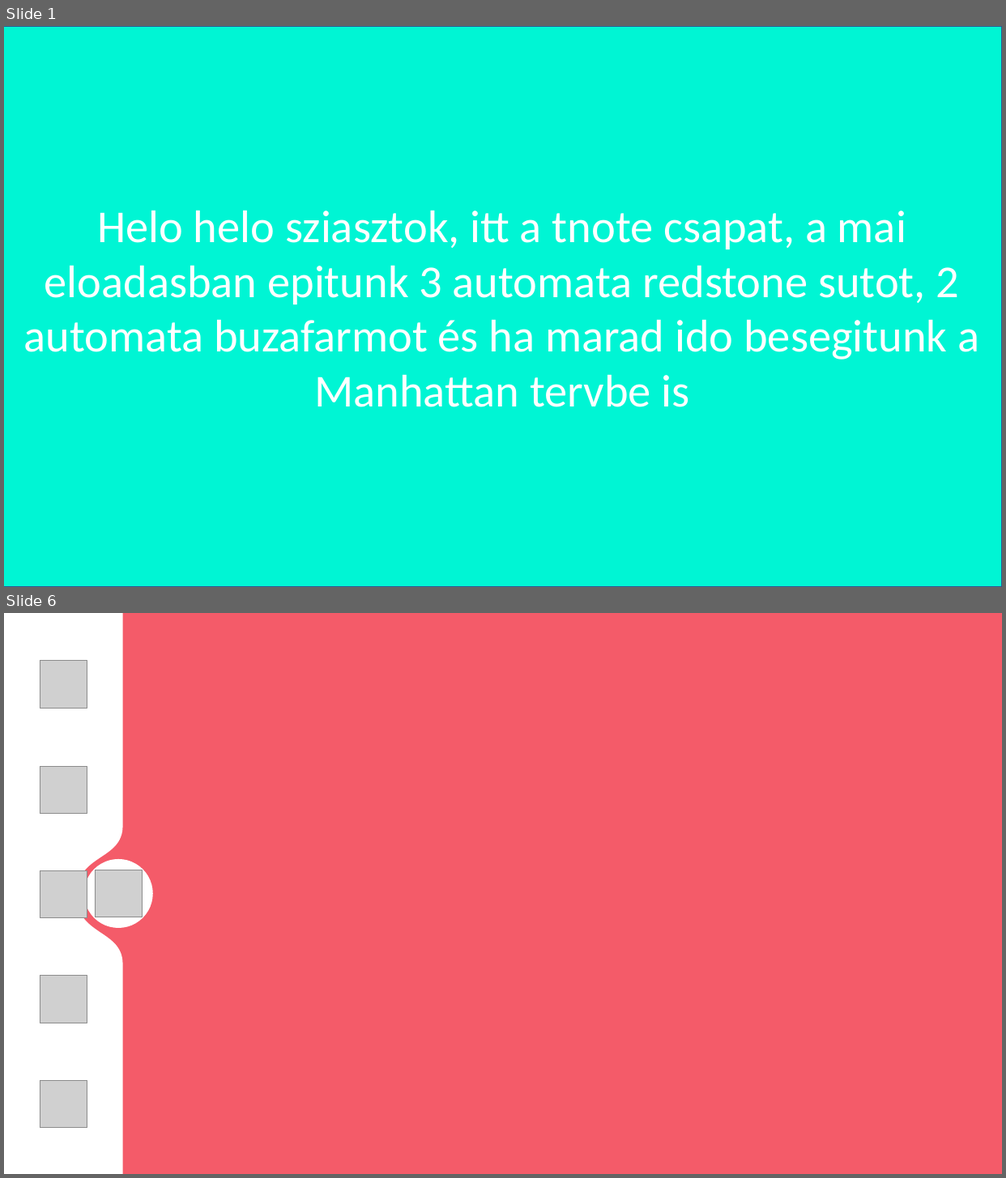
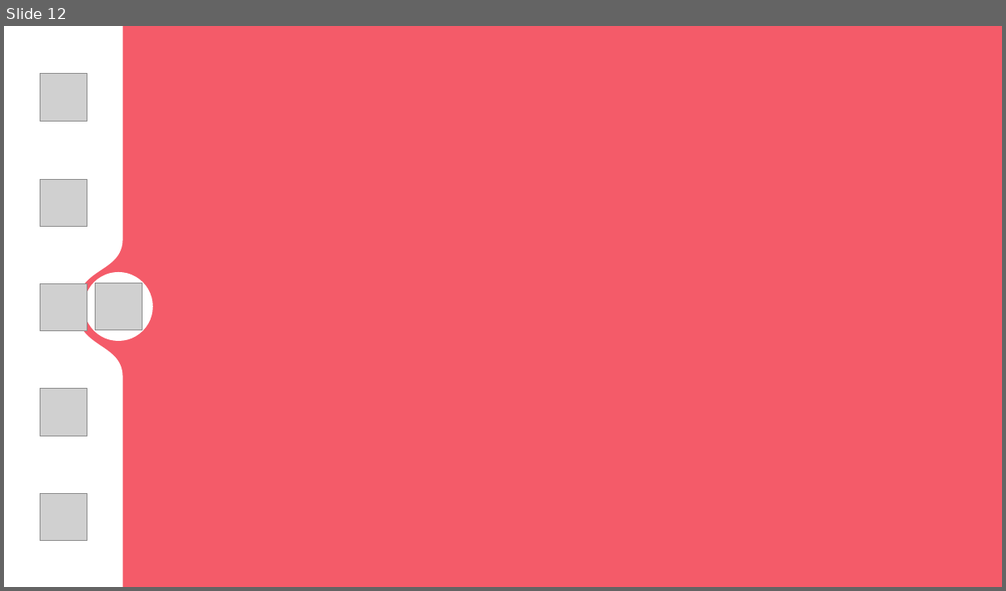
Before and after one commit to egri-richard/TurboNote, a slide deck: TNote_presentation.pptx. Shown one above the other, each under a label of ours: slides 1 and 6 before the commit, slide 12 after it; the slides between them are not shown. The pictures are 1006x1178 and 1006x591 pixels, drawn with LibreOffice and Linux fonts; fonts in the diff are those of the drawing; grey boxes stand for pictures; background and template pictures are left out. Boxes give left, top, right and bottom in pixels: in the first picture for what was removed or moved away, otherwise in the second. Text is boxed around its words. In the diff, an @@ line names an element or a change of style, - is before the commit and + after.

```diff
--- a/TNote_presentation.pptx
+++ b/TNote_presentation.pptx
@@ slide 1 removed at box(4, 26, 1002, 587), background #6500EE @@
@@ freeform shape removed at box(4, 26, 122, 587) @@
@@ rectangle removed at box(4, 26, 1001, 587) @@
-Helo helo sziasztok, itt a tnote csapat, a mai eloadasban epitunk 3 automata redstone sutot, 2 automata buzafarmot és ha marad ido besegitunk a Manhattan tervbe is
@@ what was slide 6 is now slide 12 @@
```
Also in this commit, not shown: 11 slides added, 4 other slides removed.
